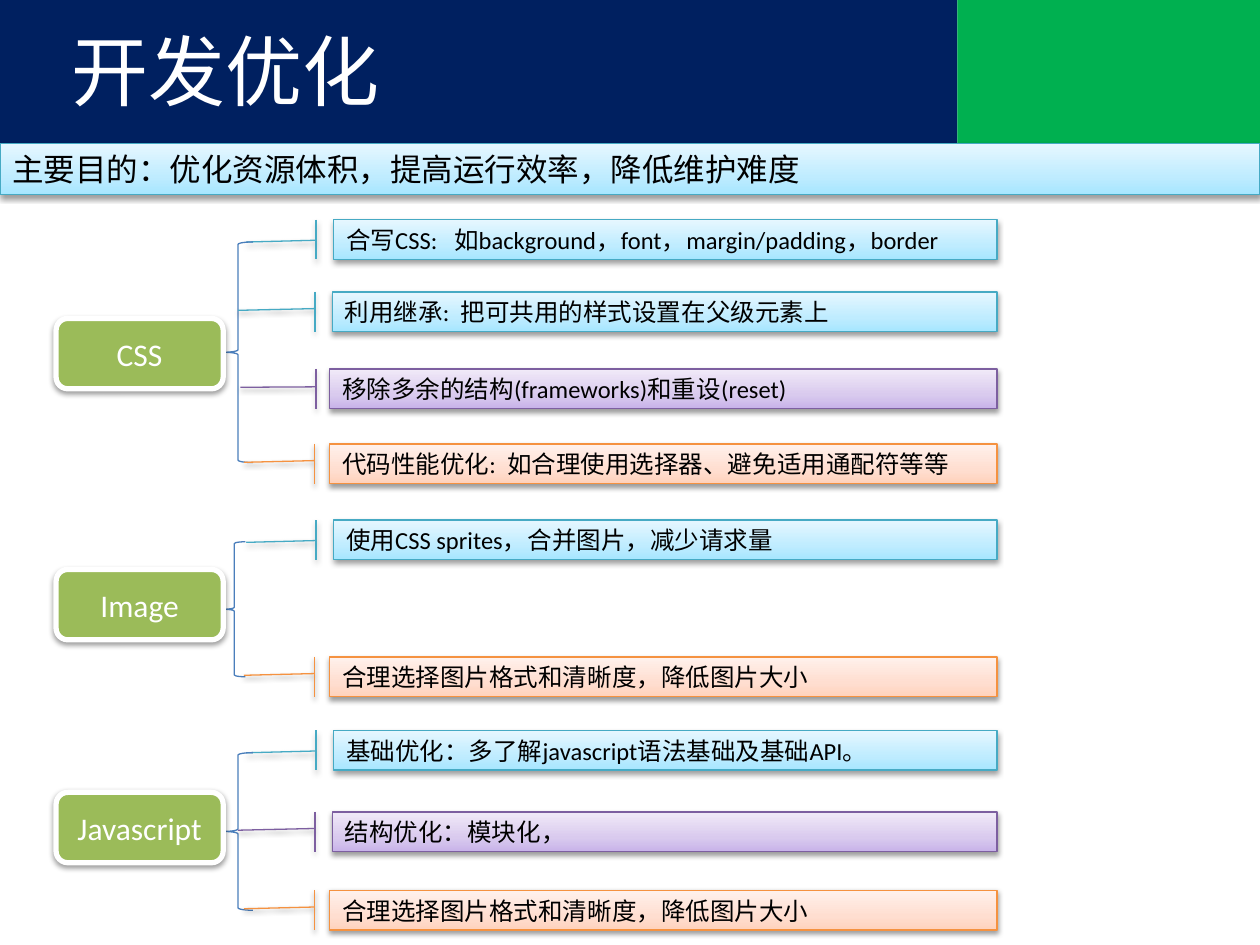
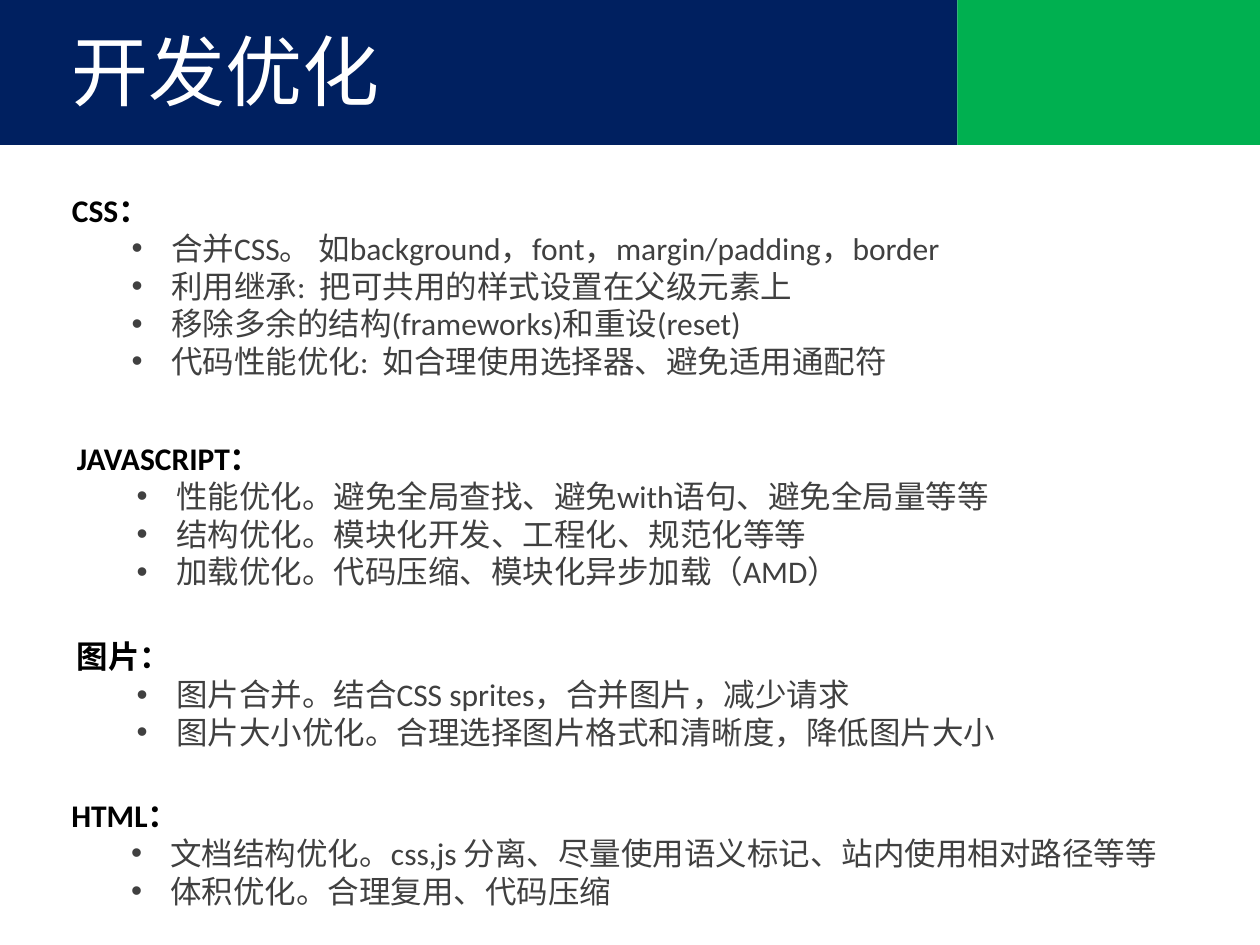
Before and after one commit to tjx222/javatrain, a slide deck: slide 11 of 前端优化.pptx. Drawn at 1260x945 pixels with LibreOffice and Linux fonts; fonts in the diff are those of the drawing; background and template pictures are left out. Boxes give left, top, right and bottom in pixels: in the first picture for what was removed or moved away, otherwise in the second. Text is boxed around its words. In the diff, an @@ line names an element or a change of style, - is before the commit and + after.

Commit message:
completed

```diff
--- a/前端优化.pptx
+++ b/前端优化.pptx
@@ rectangle removed at bbox=[0, 144, 1260, 194] @@
-主要目的：优化资源体积，提高运行效率，降低维护难度
@@ text added at bbox=[72, 201, 939, 376], 18 pt, text #404040 @@
+CSS：
+• 合并CSS。 如background，font，margin/padding，border
+• 利用继承: 把可共用的样式设置在父级元素上
+• 移除多余的结构(frameworks)和重设(reset)
+• 代码性能优化: 如合理使用选择器、避免适用通配符
@@ accent border callout removed at bbox=[334, 219, 998, 258] @@
-合写CSS: 如background，font，margin/padding，border
@@ left brace removed at bbox=[223, 242, 253, 462] @@
@@ accent border callout removed at bbox=[333, 292, 998, 331] @@
-利用继承: 把可共用的样式设置在父级元素上
@@ rounded rectangle removed at bbox=[57, 319, 224, 389] @@
-CSS
@@ accent border callout removed at bbox=[330, 369, 998, 408] @@
-移除多余的结构(frameworks)和重设(reset)
@@ text added at bbox=[77, 449, 989, 586], 18 pt, text #404040 @@
+JAVASCRIPT：
+• 性能优化。避免全局查找、避免with语句、避免全局量等等
+• 结构优化。模块化开发、工程化、规范化等等
+• 加载优化。代码压缩、模块化异步加载（AMD）
@@ accent border callout removed at bbox=[330, 444, 998, 483] @@
-代码性能优化: 如合理使用选择器、避免适用通配符等等
@@ accent border callout removed at bbox=[334, 520, 998, 559] @@
-使用CSS sprites，合并图片，减少请求量
@@ left brace removed at bbox=[223, 542, 246, 677] @@
@@ rounded rectangle removed at bbox=[57, 570, 224, 640] @@
-Image
@@ text added at bbox=[77, 641, 995, 747], 18 pt, text #404040 @@
+图片：
+• 图片合并。结合CSS sprites，合并图片，减少请求
+• 图片大小优化。合理选择图片格式和清晰度，降低图片大小
@@ accent border callout removed at bbox=[330, 656, 998, 696] @@
-合理选择图片格式和清晰度，降低图片大小
@@ accent border callout removed at bbox=[334, 731, 998, 770] @@
-基础优化：多了解javascript语法基础及基础API。
@@ left brace removed at bbox=[223, 752, 253, 910] @@
@@ rounded rectangle removed at bbox=[57, 793, 224, 863] @@
-Javascript
@@ text added at bbox=[71, 806, 1157, 906], 18 pt, text #404040 @@
+HTML：
+• 文档结构优化。css,js 分离、尽量使用语义标记、站内使用相对路径等等
+• 体积优化。合理复用、代码压缩
@@ accent border callout removed at bbox=[333, 811, 998, 850] @@
-结构优化：模块化，
@@ accent border callout removed at bbox=[330, 891, 998, 930] @@
-合理选择图片格式和清晰度，降低图片大小
```
Also in this commit, not shown: 3 other slides changed, 4 slides added.
